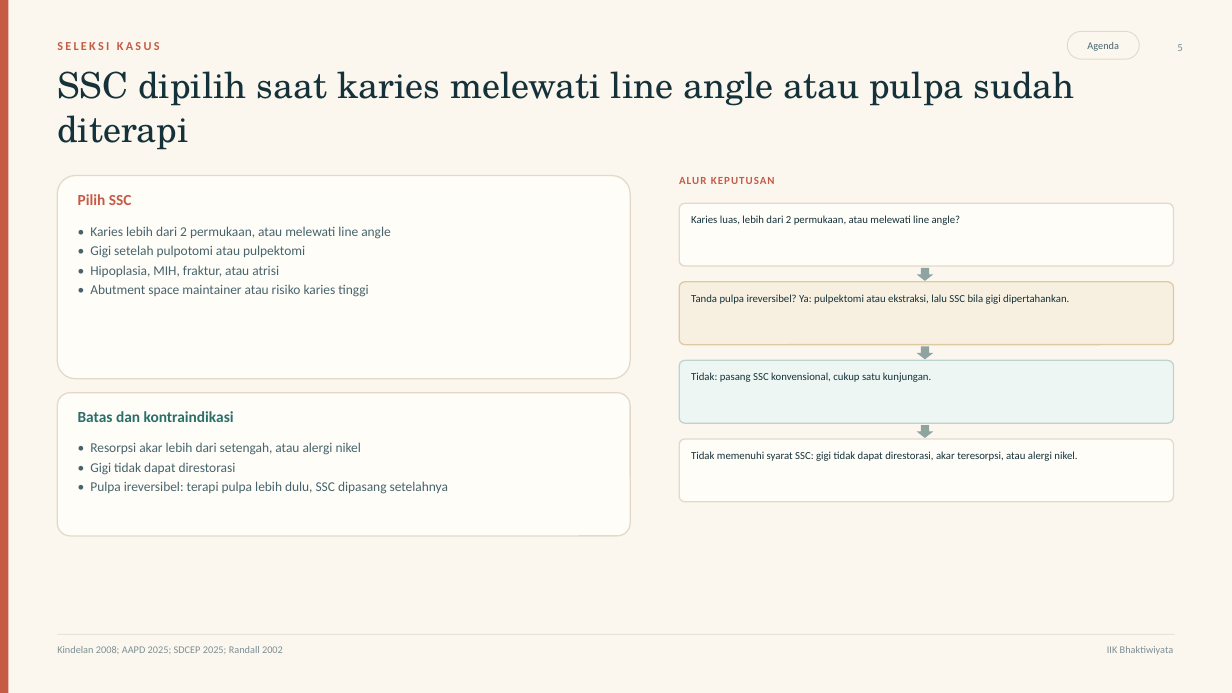
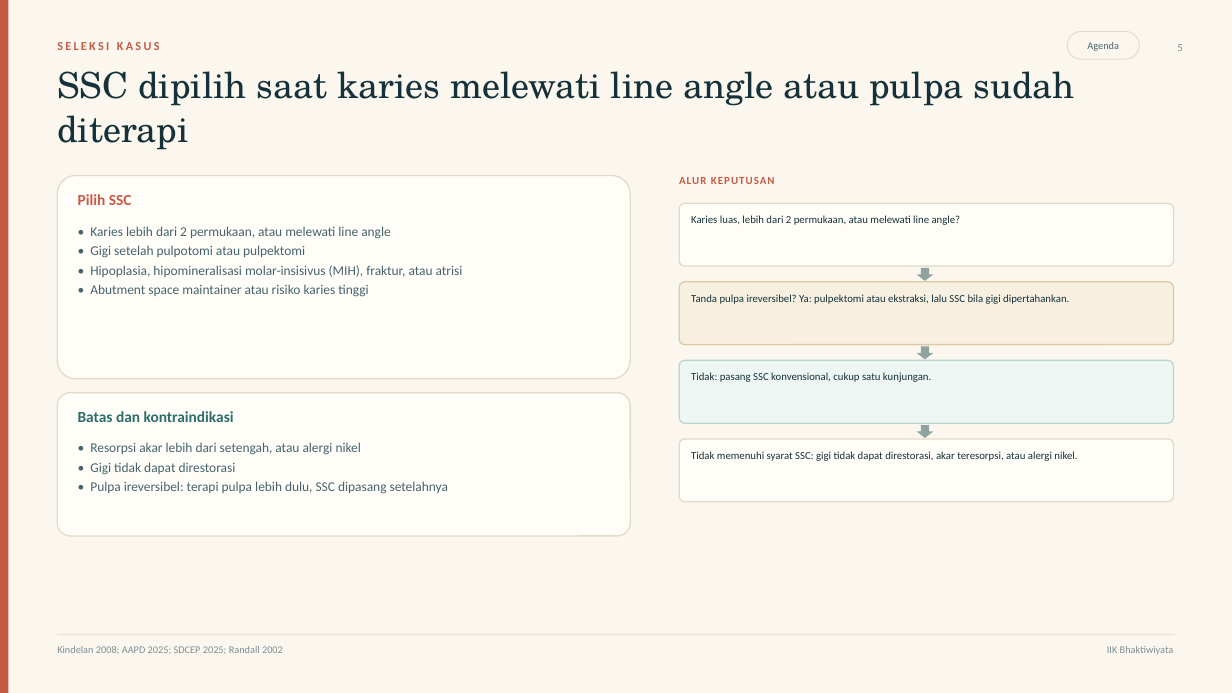
Before and after one commit to maskchanel14-source/agents, a slide deck: slide 5 of deliverables/ssc-pedodonsia/ssc-pedodonsia.pptx. Drawn at 1232x693 pixels with LibreOffice and Linux fonts; fonts in the diff are those of the drawing. Boxes give left, top, right and bottom in pixels: in the first picture for what was removed or moved away, otherwise in the second. Text is boxed around its words. In the diff, an @@ line names an element or a change of style, - is before the commit and + after.

```diff
--- a/deliverables/ssc-pedodonsia/ssc-pedodonsia.pptx
+++ b/deliverables/ssc-pedodonsia/ssc-pedodonsia.pptx
@@ text at <box>90,265,463,277</box>: text changed @@
-• Hipoplasia, MIH, fraktur, atau atrisi
+• Hipoplasia, hipomineralisasi molar-insisivus (MIH), fraktur, atau atrisi
```
Also in this commit, not shown: 4 other slides changed, 6 other files.
